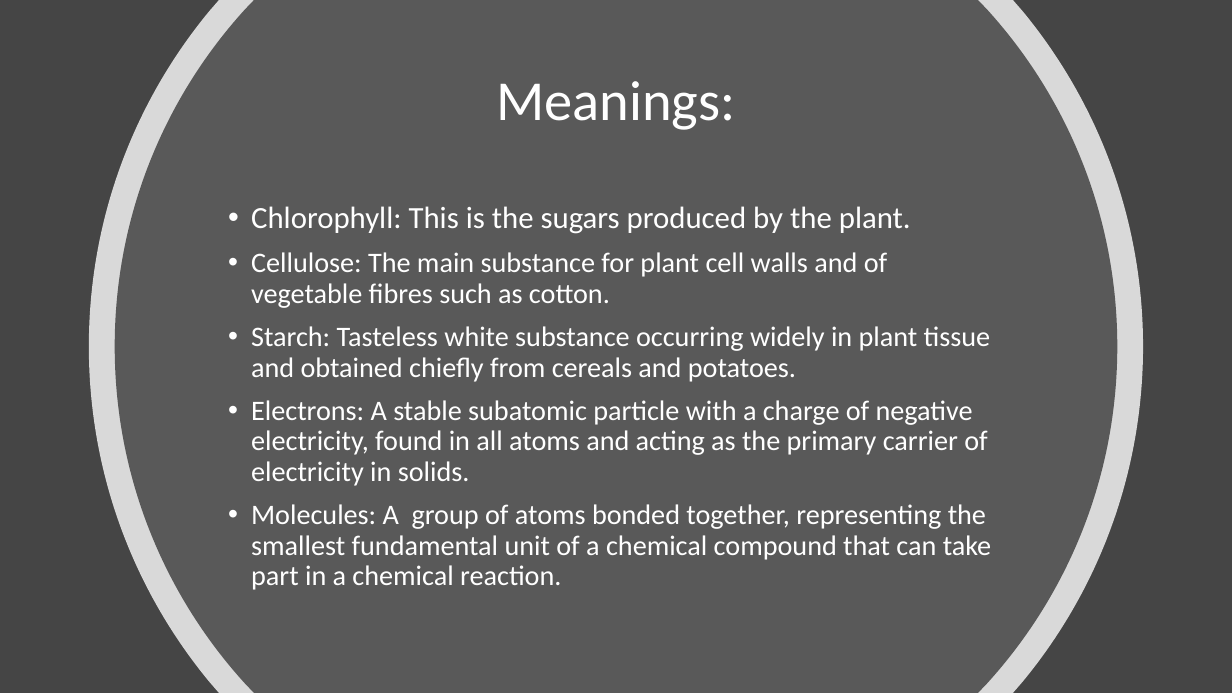
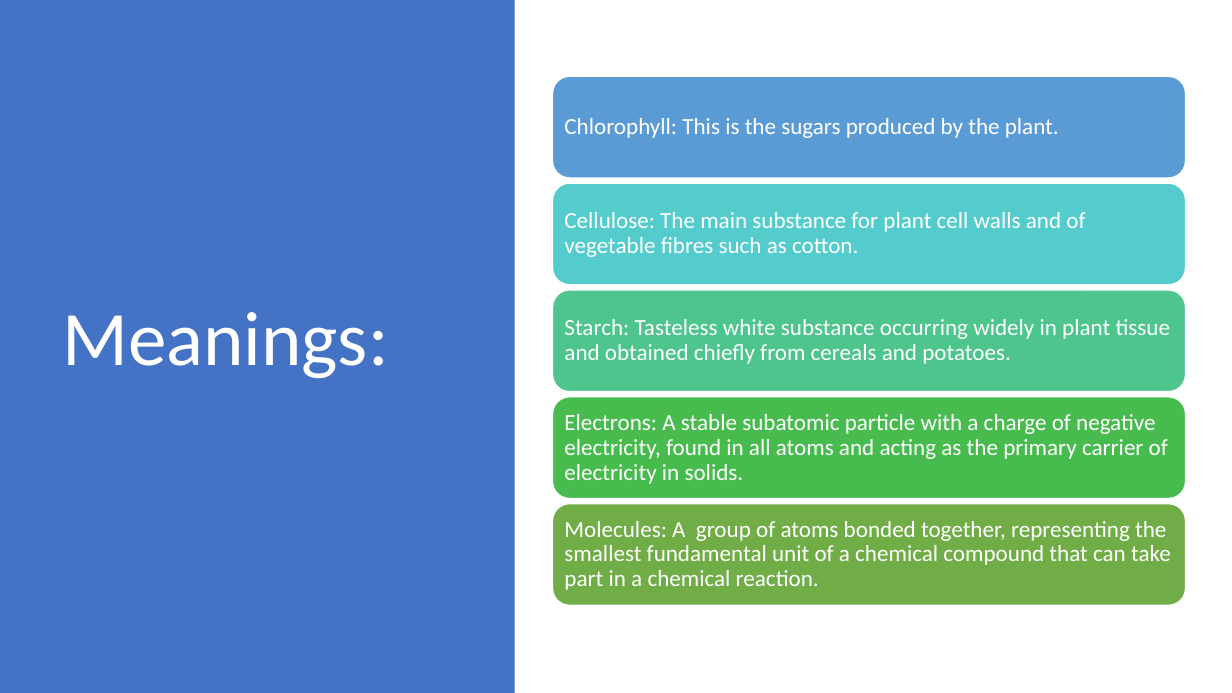
Before and after one commit to RamSamInspirerKids/homework5.github.io, a slide deck: slide 10 of Photosynthesis.pptx. Drawn at 1232x693 pixels with LibreOffice and Linux fonts; fonts in the diff are those of the drawing. Boxes give left, top, right and bottom in pixels: in the first picture for what was removed or moved away, otherwise in the second. Text is boxed around its words. In the diff, an @@ line names an element or a change of style, - is before the commit and + after.

```diff
--- a/Photosynthesis.pptx
+++ b/Photosynthesis.pptx
@@ background #454545 to #FFFFFF @@
@@ rectangle added at <box>0,0,515,693</box>, fill #4472C4 @@
@@ freeform shape removed at <box>89,0,1143,693</box> @@
@@ freeform shape removed at <box>115,0,1117,693</box> @@
@@ title "Meanings:": place and size @@
-title "Meanings:" at <box>496,81,735,130</box>
+title "Meanings:" at <box>62,312,388,378</box>
@@ title "Meanings:" at <box>62,312,388,378</box>: size 44 to 60 pt; alignment centre to left @@
@@ text removed at <box>251,206,991,590</box> @@
-• Chlorophyll: This is the sugars produced by the plant.
-• Cellulose: The main substance for plant cell walls and of vegetable fibres such as cotton.
-• Starch: Tasteless white substance occurring widely in plant tissue and obtained chiefly from cereals and potatoes.
-• Electrons: A stable subatomic particle with a charge of negative electricity, found in all atoms and acting as the primary carrier of electricity in solids.
-• Molecules: A group of atoms bonded together, representing the smallest fundamental unit of a chemical compound that can take part in a chemical reaction.
@@ group added at <box>553,77,1186,605</box>: 5 rounded rectangles, 5 texts @@
+Chlorophyll: This is the sugars produced by the plant.
+Cellulose: The main substance for plant cell walls and of vegetable fibres such as cotton.
+Starch: Tasteless white substance occurring widely in plant tissue and obtained chiefly from cereals and potatoes.
+Electrons: A stable subatomic particle with a charge of negative electricity, found in all atoms and acting as the primary carrier of electricity in solids.
+Molecules: A group of atoms bonded together, representing the smallest fundamental unit of a chemical compound that can take part in a chemical reaction.
```
Also in this commit, not shown: 1 other slide changed, 1 other file.
